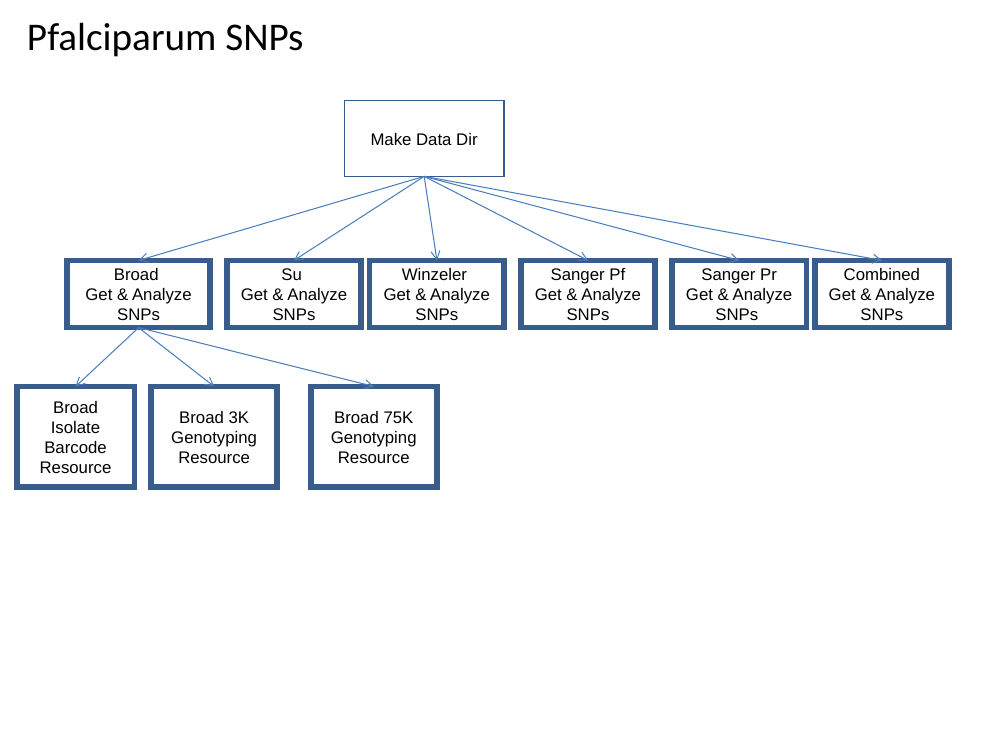
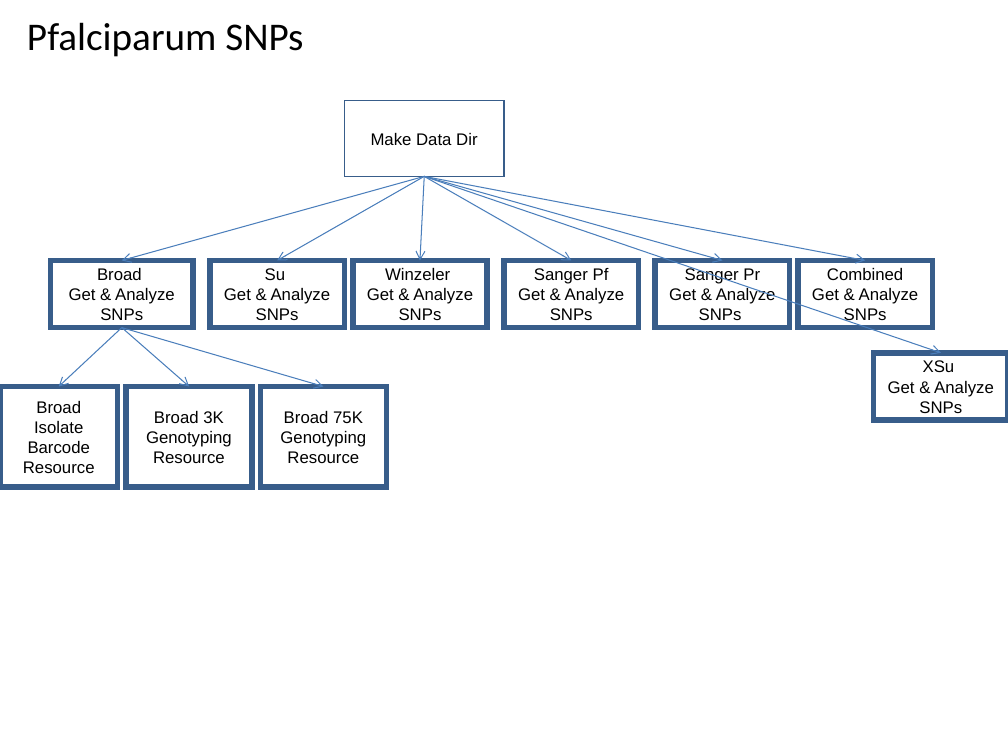
Before and after one commit to VEuPathDB/ApiCommonWorkflow, a slide deck: slide 12 of Main/doc/IntegratedWorkflow.ppt. Drawn at 1008x756 pixels with LibreOffice and Linux fonts; fonts in the diff are those of the drawing. Boxes give left, top, right and bottom in pixels: in the first picture for what was removed or moved away, otherwise in the second. Text is boxed around its words. In the diff, an @@ line names an element or a change of style, - is before the commit and + after.

```diff
--- a/Main/doc/IntegratedWorkflow.ppt
+++ b/Main/doc/IntegratedWorkflow.ppt
@@ arrow moved from (424, 176) - (138, 260) to (424, 176) - (122, 260) @@
@@ arrow moved from (424, 176) - (294, 260) to (424, 176) - (277, 260) @@
@@ arrow moved from (424, 176) - (436, 260) to (424, 176) - (420, 260) @@
@@ arrow moved from (424, 176) - (882, 260) to (424, 176) - (865, 260) @@
@@ arrow moved from (424, 176) - (739, 260) to (424, 176) - (723, 260) @@
@@ arrow moved from (424, 176) - (588, 260) to (424, 176) - (572, 260) @@
@@ arrow added from (424, 176) to (940, 353), #4A7EBB 0.74 pt @@
@@ rectangle "Broad": place and size @@
-rectangle "Broad" at box(68, 260, 211, 328)
+rectangle "Broad" at box(50, 260, 194, 328)
@@ arrow moved from (139, 328) - (76, 386) to (122, 328) - (58, 386) @@
@@ arrow moved from (138, 328) - (214, 386) to (122, 328) - (190, 386) @@
@@ arrow moved from (139, 328) - (374, 386) to (122, 328) - (324, 386) @@
@@ rectangle added at box(874, 353, 1008, 420), outline #385D8A 4 pt, 12 pt, text #000000 @@
+XSu
+Get & Analyze SNPs
@@ 6 rectangles: place and size @@
-6 rectangles at box(17, 260, 949, 487)
+6 rectangles at box(0, 260, 932, 487)
@@ rectangle "Broad 3K Genotyping": place and size @@
-rectangle "Broad 3K Genotyping" at box(151, 386, 277, 487)
+rectangle "Broad 3K Genotyping" at box(126, 386, 252, 487)
@@ rectangle "Broad 75K Genotyping": place and size @@
-rectangle "Broad 75K Genotyping" at box(310, 386, 436, 487)
+rectangle "Broad 75K Genotyping" at box(260, 386, 386, 487)
```
Also in this commit, not shown: 5 other slides changed, 4 slides added.
